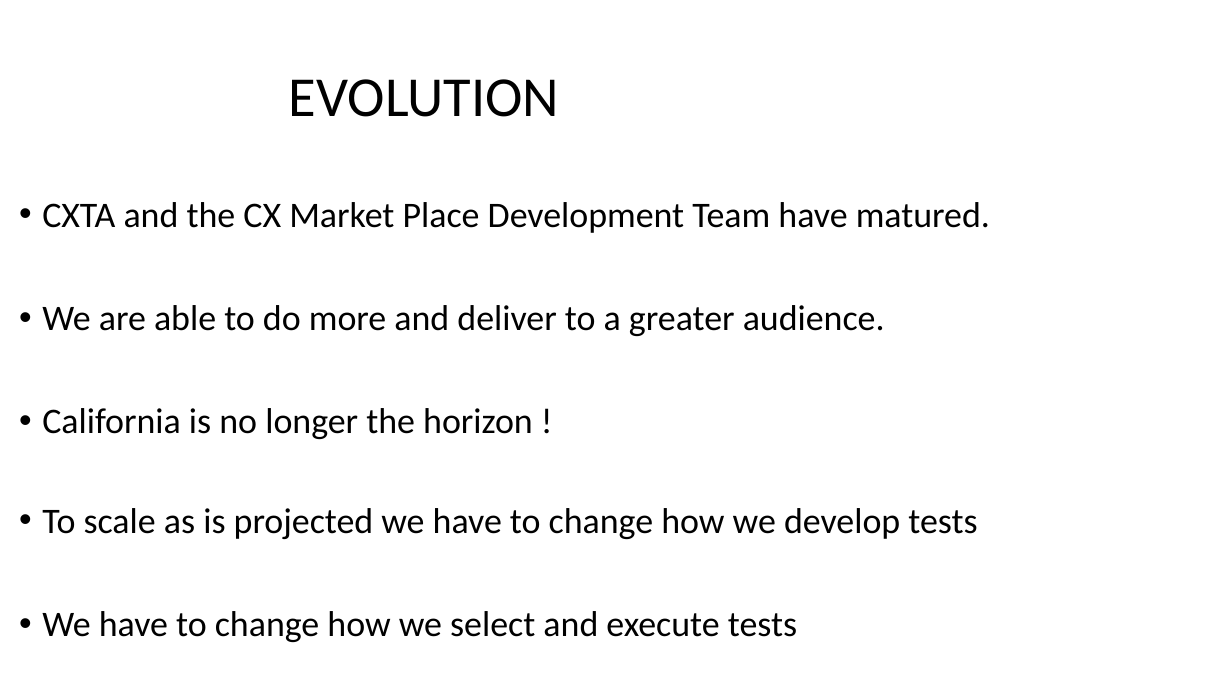
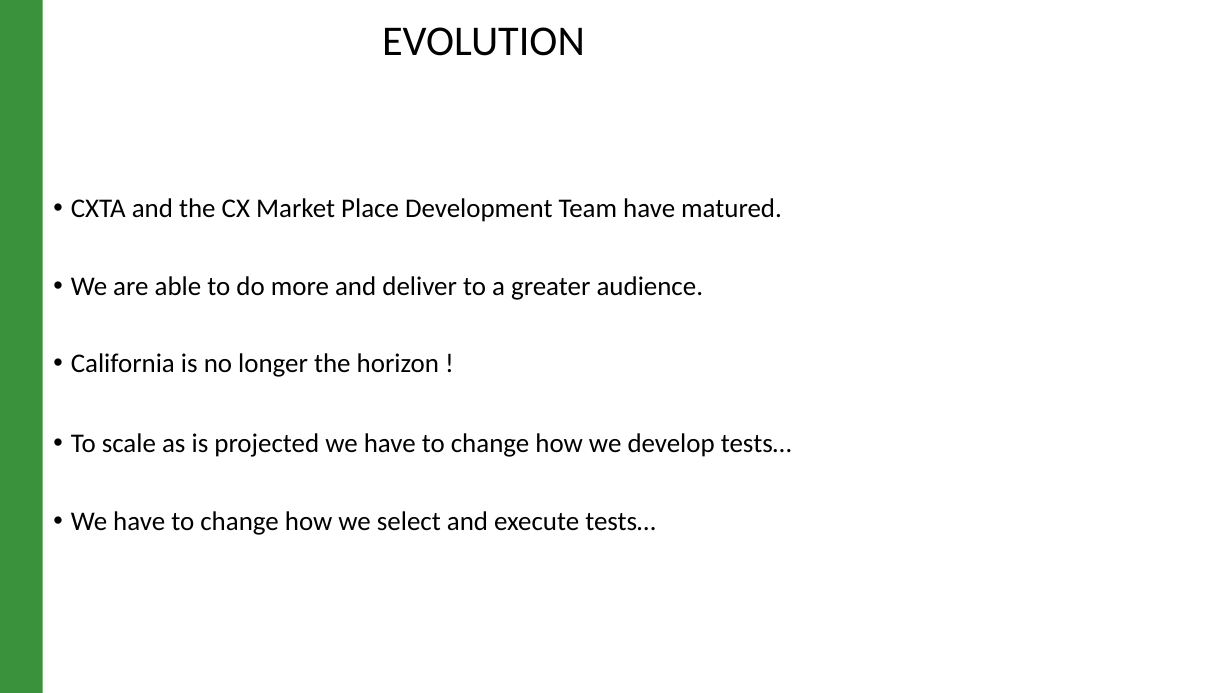
Before and after one commit to raghav9329/mainProf, a slide deck: slide 4 of CurrentWork_Delta/CX_StrategyPowerPoint.pptx. Drawn at 1232x693 pixels with LibreOffice and Linux fonts; fonts in the diff are those of the drawing. Boxes give left, top, right and bottom in pixels: in the first picture for what was removed or moved away, otherwise in the second. Text is boxed around its words. In the diff, an @@ line names an element or a change of style, - is before the commit and + after.

```diff
--- a/CurrentWork_Delta/CX_StrategyPowerPoint.pptx
+++ b/CurrentWork_Delta/CX_StrategyPowerPoint.pptx
@@ rectangle added at <box>0,0,43,693</box>, fill #3A923D @@
@@ title "EVOLUTION": place and size @@
-title "EVOLUTION" at <box>289,79,559,117</box>
+title "EVOLUTION" at <box>382,27,585,56</box>
@@ title "EVOLUTION" at <box>382,27,585,56</box>: size 44 to 33 pt @@
@@ text "CXTA and the CX Market ...": place and size @@
-text "CXTA and the CX Market ..." at <box>42,202,990,642</box>
+text "CXTA and the CX Market ..." at <box>71,198,792,535</box>
@@ text at <box>71,198,782,377</box>: size 28 to 21 pt in "CXTA and the CX Market Place Development ...", "We are able to do more and ...", "California is no longer the horizon !"; indent changed; less space between paragraphs @@
@@ text at <box>71,433,792,535</box>: text changed; size 28 to 21 pt @@
-• To scale as is projected we have to change how we develop tests
-• We have to change how we select and execute tests
+• To scale as is projected we have to change how we develop tests…
+• We have to change how we select and execute tests…
```
Also in this commit, not shown: 4 other slides changed, 8 slides added, 5 slides removed, 14 other files.
